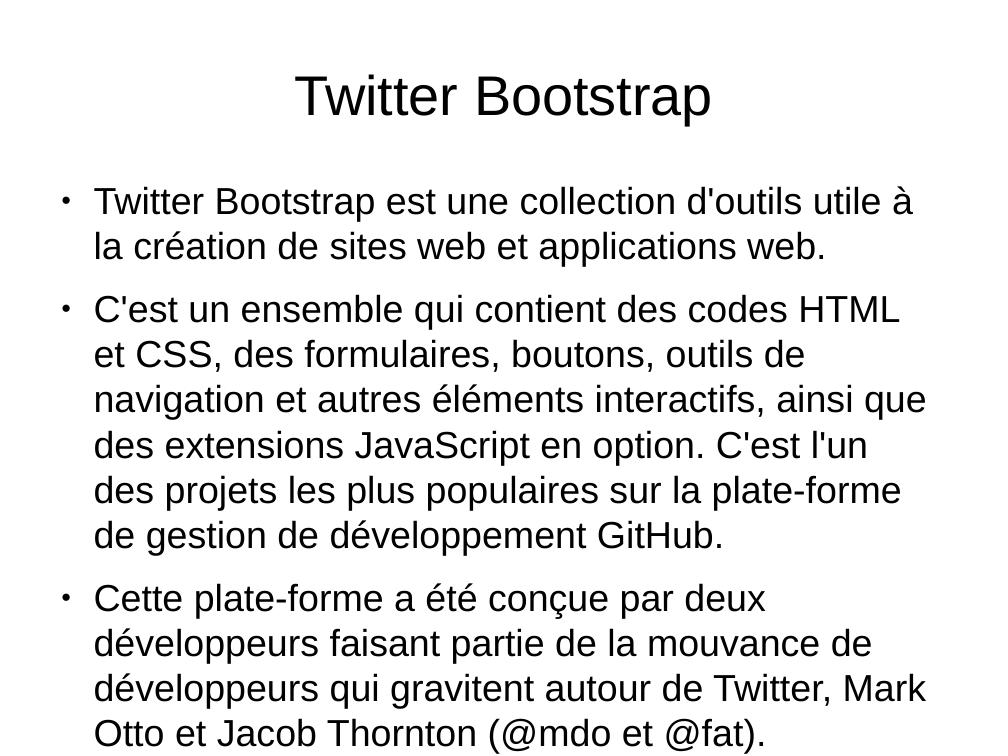
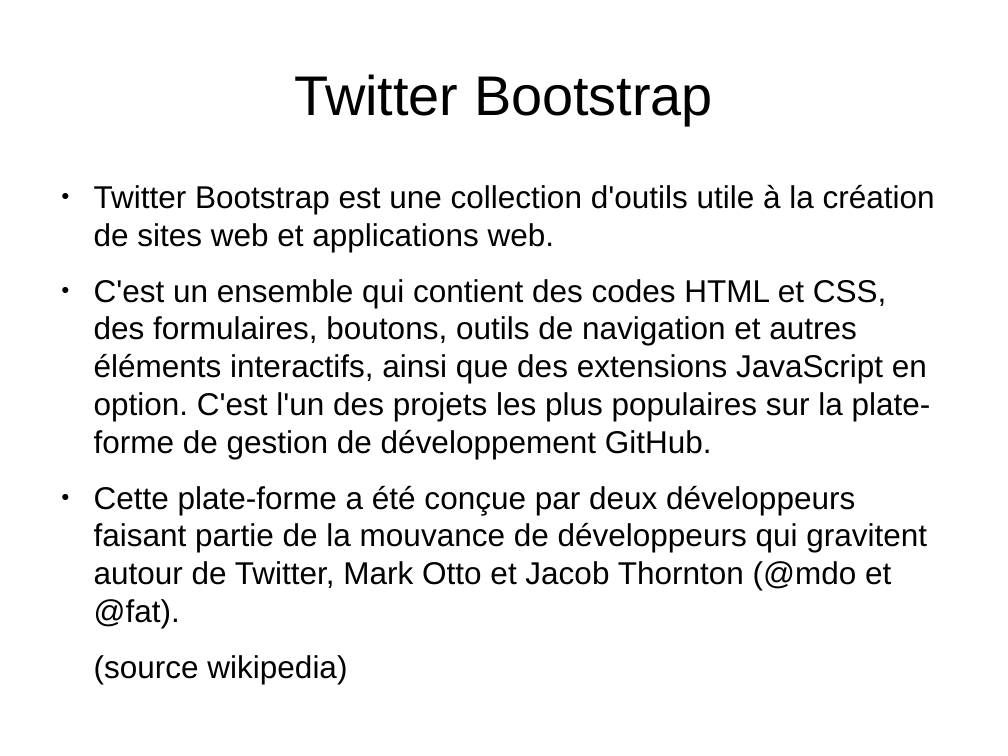
Before and after one commit to bdoin/jinja2-tutorial, a slide deck: slide 11 of presentation-fr.odp (slide 9 before the commit). Drawn at 1008x756 pixels with LibreOffice and Linux fonts; fonts in the diff are those of the drawing. Boxes give left, top, right and bottom in pixels: in the first picture for what was removed or moved away, otherwise in the second. Text is boxed around its words. In the diff, an @@ line names an element or a change of style, - is before the commit and + after.

```diff
--- a/presentation-fr.odp
+++ b/presentation-fr.odp
@@ text at <box>94,184,935,628</box>: paragraph added @@
+(source wikipedia)
@@ text at <box>94,184,935,628</box>: size 29.6 to 24.8 pt @@
```
Also in this commit, not shown: 3 other slides changed, 8 slides added, 10 other files.
